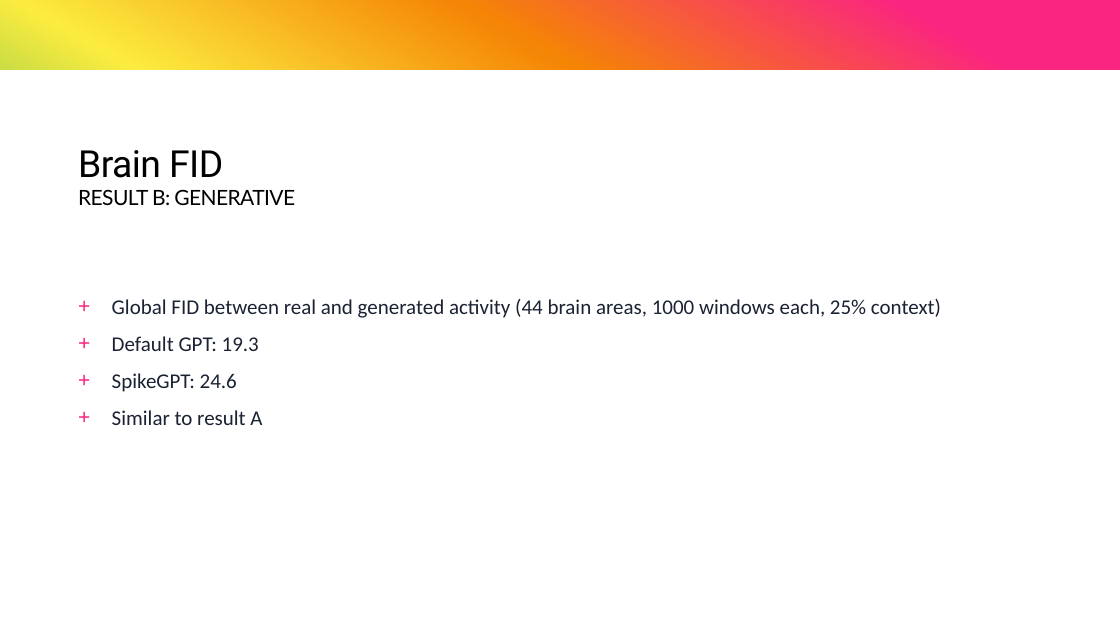
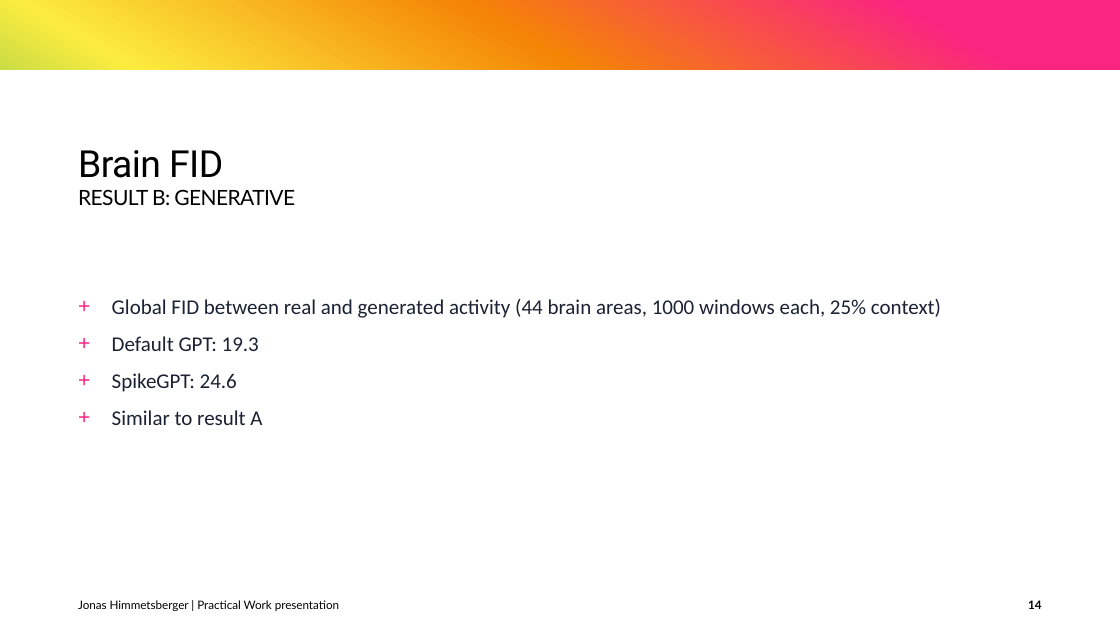
Before and after one commit to JonasHimmetsbergerStudent/BA, a slide deck: slide 14 of documents/Transformers as generative models for neural activity.pptx. Drawn at 1120x630 pixels with LibreOffice and Linux fonts; fonts in the diff are those of the drawing. Boxes give left, top, right and bottom in pixels: in the first picture for what was removed or moved away, otherwise in the second. Text is boxed around its words. In the diff, an @@ line names an element or a change of style, - is before the commit and + after.

```diff
--- a/documents/Transformers as generative models for neural activity.pptx
+++ b/documents/Transformers as generative models for neural activity.pptx
@@ text added at (78, 600, 339, 611), 10 pt, text #000000 @@
+Jonas Himmetsberger | Practical Work presentation
@@ page number added at (1028, 600, 1041, 609), 10 pt, text #000000, bold @@
+14
```
Also in this commit, not shown: 14 other slides changed, 6 slides added, 1 slide removed, 1 other file.
